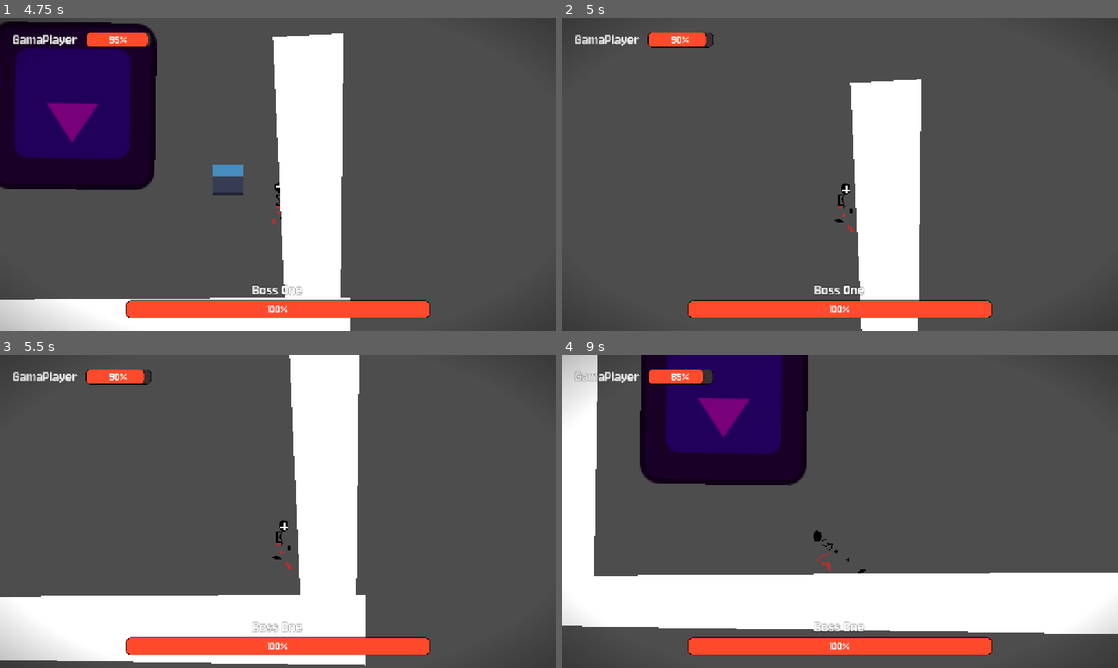
Above: before the commit, frames 1-4 (two rows, left to right).
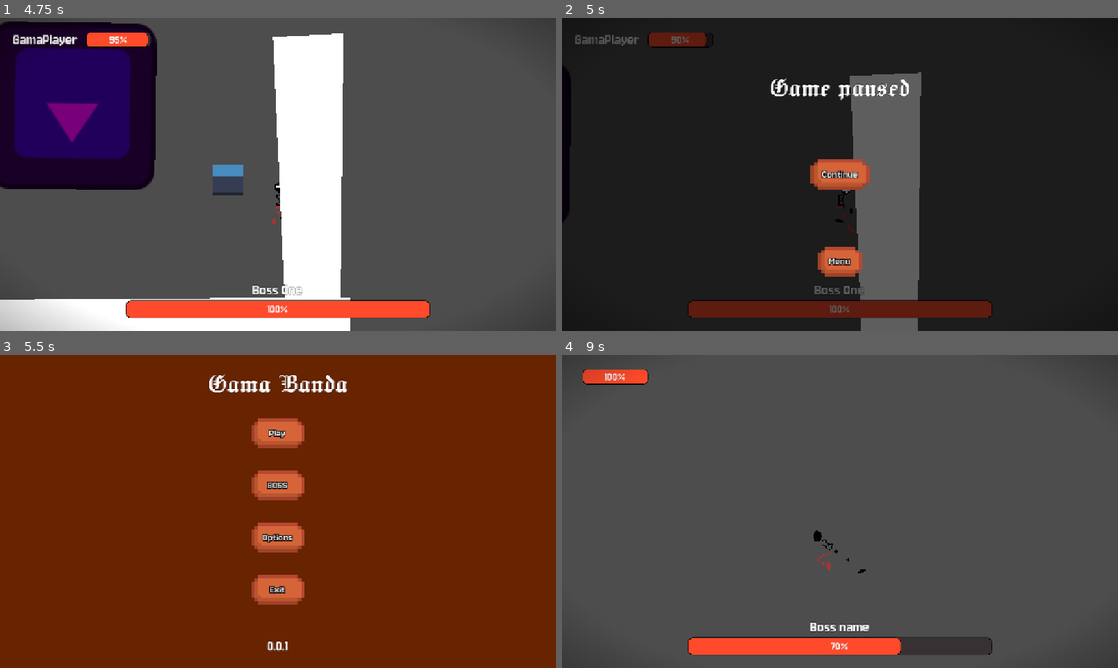
Above: after the commit, the same moments.

Repository: Jeremy-81/GamaBanda
Game: Godot game, scene res://scenes/menu/menu.tscn
The game is run twice, just before and just after one commit, with the same random seed, the same clock (stepped at 60 frames per second) and the same inputs. The engine's default icon, where the game draws it, is replaced by a stand-in: a white triangle on a blue panel in a dark square.
Inputs (mouse positions are in pixels of both pictures, inside the frame that each line leads up to):
- Up to frame 1 (4.75 s): click "BOSS" at 0.5 s; move the mouse to (400, 158) at 1.27 s; press the mouse at (400, 158) at 1.28 s; hold D (go_right) 1.28-2.78 s; tap Space (jump) at 1.52, 2.27, 3.77, 4.52 s; move the mouse to (166, 190) at 2.02 s; release the mouse at (166, 190) at 2.03 s; tap Shift (dash) at 2.1, 3.6 s; move the mouse to (333, 105) at 2.77 s; press the mouse at (333, 105) at 2.78 s; hold A (go_left) 2.78-3.53 s; move the mouse to (250, 237) at 3.52 s; release the mouse at (250, 237) at 3.53 s; hold D (go_right) from 3.53 s (still down); move the mouse to (444, 221) at 4.27 s; press the mouse at (444, 221) at 4.28 s
- Up to frame 2 (5 s): keep holding D (go_right); tap Escape (pause, bound only after the commit) at 4.9 s
- Up to frame 3 (5.5 s): release D (go_right) at 5 s; release the mouse at (444, 558) at 5 s; click (278, 599) at 5 s, where only the run after the commit has a clickable "Menu"
- Up to frame 4 (9 s): click (840, 433) at 5.75 s, where only the run after the commit has a clickable "Play"; tap Enter at 6.5 s; move the mouse to (673, 464) at 6.52 s; hold A (go_left) 6.53-7.28 s; tap Shift (dash) at 6.6, 8.1 s; tap Space (jump) at 6.77, 8.27 s; move the mouse to (867, 511) at 7.27 s; press the mouse at (867, 511) at 7.28 s; hold D (go_right) 7.28-8.03 s; move the mouse to (756, 433) at 8.02 s; release the mouse at (756, 433) at 8.03 s; hold A (go_left) from 8.03 s (still down); move the mouse to (962, 495) at 8.77 s; press the mouse at (962, 495) at 8.78 s

Frame 1 is identical in both runs. In frame 2, 99% of the frame differs, in the area x 0-100%, y 0-100%; in frame 3, 100%; in frame 4, 36%.

Commit message:
Pause with escape

Diff:
--- a/project.godot
+++ b/project.godot
@@ -58,6 +58,11 @@
 "events": [Object(InputEventMouseButton,"resource_local_to_scene":false,"resource_name":"","device":-1,"window_id":0,"a …(253 unchanged characters)…
 ]
 }
+pause={
+"deadzone": 0.2,
+"events": [Object(InputEventKey,"resource_local_to_scene":false,"resource_name":"","device":-1,"window_id":0,"alt_pressed":false,"shift_pressed":false,"ctrl_pressed":false,"meta_pressed":false,"pressed":false,"keycode":0,"physical_keycode":4194305,"key_label":0,"unicode":0,"location":0,"echo":false,"script":null)
+]
+}
 
 [layer_names]
 
--- a/scenes/boss_fight.tscn
+++ b/scenes/boss_fight.tscn
@@ -63,14 +63,12 @@
 position = Vector2(0, 4)
 ignore_rotation = false
 
-[node name="CanvasLayer" type="CanvasLayer" parent="." unique_id=254839686]
-
-[node name="GameInterface" parent="CanvasLayer" unique_id=1741185875 node_paths=PackedStringArray("boss", "player") instance=ExtResource("4_85w88")]
-boss = NodePath("../../Boss")
-player = NodePath("../../Player")
-
 [node name="AnimationBoss" type="AnimationPlayer" parent="." unique_id=964214574]
 libraries/ = SubResource("AnimationLibrary_31neg")
 autoplay = &"Boss"
 
 [node name="BossMap" parent="." unique_id=1505459579 instance=ExtResource("5_67f06")]
+
+[node name="GameInterface" parent="." unique_id=1741185875 node_paths=PackedStringArray("boss", "player") instance=ExtResource("4_85w88")]
+boss = NodePath("../Boss")
+player = NodePath("../Player")
--- a/scenes/game.tscn
+++ b/scenes/game.tscn
@@ -2,6 +2,7 @@
 
 [ext_resource type="PackedScene" uid="uid://btg0d1sc8nd3r" path="res://scenes/objects/player/player.tscn" id="1_uwrxv"]
 [ext_resource type="Script" uid="uid://ctrak3s5n8qty" path="res://scenes/game.gd" id="1_yqjtg"]
+[ext_resource type="PackedScene" uid="uid://bo8pyxkcykbab" path="res://scenes/game_interface.tscn" id="3_lnu2h"]
 
 [node name="Game" type="Node" unique_id=29644909]
 script = ExtResource("1_yqjtg")
@@ -29,3 +30,6 @@
 [node name="CollisionPolygon2D" type="CollisionPolygon2D" parent="Polygon2D2/StaticBody2D" unique_id=2120317673]
 polygon = PackedVector2Array(-118, 170, 575, 48, 778, 190, 501, 361, 37, 377, -141, 310)
 metadata/_edit_lock_ = true
+
+[node name="GameInterface" parent="." unique_id=1741185875 node_paths=PackedStringArray("player") instance=ExtResource("3_lnu2h")]
+player = NodePath("../Player")
--- a/scenes/game_interface.gd
+++ b/scenes/game_interface.gd
@@ -1,4 +1,4 @@
-extends Control
+extends CanvasLayer
 
 @export var boss: Node
 @export var player: Node
@@ -9,15 +9,26 @@
 @onready var player_name: Label = $MarginContainer/VBoxContainer/HBoxContainer/PlayerName
 @onready var player_life: ProgressBar = $MarginContainer/VBoxContainer/HBoxContainer/PlayerLife
 
+var game_paused = false
+
 func _ready() -> void:
-	boss.boss_ready.connect(boss_interface_init)
-	boss.boss_damage.connect(update_boss_life)
-	boss.boss_died.connect(game_won)
+	if boss:
+		boss.boss_ready.connect(boss_interface_init)
+		boss.boss_damage.connect(update_boss_life)
+		boss.boss_died.connect(game_won)
 
 	player.player_ready.connect(player_interface_init)
 	player.life_changed.connect(update_player_life)
 	player.player_died.connect(game_loose)
 
+func _process(delta: float) -> void:
+	if Input.is_action_just_pressed("pause"):
+		if not game_paused:
+			get_tree().paused = true
+			%GamePaused.show()
+			game_paused = true
+		else:
+			_on_continue_pressed()
 
 func update_boss_life(hp) -> void:
 	boss_life.value = hp
@@ -47,3 +58,9 @@
 func _on_menu_button_pressed() -> void:
 	get_tree().paused = false
 	get_tree().change_scene_to_file("res://scenes/menu/menu.tscn")
+
+
+func _on_continue_pressed() -> void:
+	get_tree().paused = false
+	game_paused = false
+	%GamePaused.hide()
--- a/scenes/game_interface.tscn
+++ b/scenes/game_interface.tscn
@@ -3,23 +3,17 @@
 [ext_resource type="Theme" uid="uid://duj7cgl0u7wd3" path="res://ressources/theme.tres" id="1_mtuya"]
 [ext_resource type="Script" uid="uid://b3glj8ydh7f4f" path="res://scenes/game_interface.gd" id="2_7buk7"]
 
-[node name="GameInterface" type="Control" unique_id=1741185875]
-layout_mode = 3
+[node name="GameInterface" type="CanvasLayer" unique_id=1587630800]
+process_mode = 3
+script = ExtResource("2_7buk7")
+
+[node name="MarginContainer" type="MarginContainer" parent="." unique_id=1630382994]
 anchors_preset = 15
 anchor_right = 1.0
 anchor_bottom = 1.0
 grow_horizontal = 2
 grow_vertical = 2
 theme = ExtResource("1_mtuya")
-script = ExtResource("2_7buk7")
-
-[node name="MarginContainer" type="MarginContainer" parent="." unique_id=1630382994]
-layout_mode = 1
-anchors_preset = 15
-anchor_right = 1.0
-anchor_bottom = 1.0
-grow_horizontal = 2
-grow_vertical = 2
 theme_override_constants/margin_left = 30
 theme_override_constants/margin_top = 30
 theme_override_constants/margin_right = 30
@@ -70,12 +64,12 @@
 unique_name_in_owner = true
 process_mode = 2
 visible = false
-layout_mode = 1
 anchors_preset = 15
 anchor_right = 1.0
 anchor_bottom = 1.0
 grow_horizontal = 2
 grow_vertical = 2
+theme = ExtResource("1_mtuya")
 color = Color(0, 0, 0, 0.6313726)
 
 [node name="MarginContainer" type="MarginContainer" parent="GameOver" unique_id=1404996130]
@@ -107,12 +101,12 @@
 unique_name_in_owner = true
 process_mode = 2
 visible = false
-layout_mode = 1
 anchors_preset = 15
 anchor_right = 1.0
 anchor_bottom = 1.0
 grow_horizontal = 2
 grow_vertical = 2
+theme = ExtResource("1_mtuya")
 color = Color(1, 1, 1, 0.6313726)
 
 [node name="MarginContainer" type="MarginContainer" parent="GameWon" unique_id=327640521]
@@ -140,5 +134,51 @@
 size_flags_vertical = 4
 text = "Menu"
 
+[node name="GamePaused" type="ColorRect" parent="." unique_id=1597185200]
+unique_name_in_owner = true
+process_mode = 2
+visible = false
+anchors_preset = 15
+anchor_right = 1.0
+anchor_bottom = 1.0
+grow_horizontal = 2
+grow_vertical = 2
+theme = ExtResource("1_mtuya")
+color = Color(0, 0, 0, 0.6313726)
+
+[node name="MarginContainer" type="MarginContainer" parent="GamePaused" unique_id=296850765]
+layout_mode = 1
+anchors_preset = 15
+anchor_right = 1.0
+anchor_bottom = 1.0
+grow_horizontal = 2
+grow_vertical = 2
+
+[node name="VBoxContainer" type="VBoxContainer" parent="GamePaused/MarginContainer" unique_id=209145540]
+layout_mode = 2
+theme_override_constants/separation = 130
+alignment = 1
+
+[node name="Label" type="Label" parent="GamePaused/MarginContainer/VBoxContainer" unique_id=936279291]
+layout_mode = 2
+theme_type_variation = &"Title"
+text = "Game paused"
+horizontal_alignment = 1
+
+[node name="Continue" type="Button" parent="GamePaused/MarginContainer/VBoxContainer" unique_id=556897224]
+layout_mode = 2
+size_flags_horizontal = 4
+size_flags_vertical = 4
+text = "Continue
+"
+
+[node name="MenuButton" type="Button" parent="GamePaused/MarginContainer/VBoxContainer" unique_id=55519676]
+layout_mode = 2
+size_flags_horizontal = 4
+size_flags_vertical = 4
+text = "Menu"
+
 [connection signal="pressed" from="GameOver/MarginContainer/VBoxContainer/MenuButton" to="." method="_on_menu_button_pressed"]
 [connection signal="pressed" from="GameWon/MarginContainer/VBoxContainer/MenuButton" to="." method="_on_menu_button_pressed"]
+[connection signal="pressed" from="GamePaused/MarginContainer/VBoxContainer/Continue" to="." method="_on_continue_pressed"]
+[connection signal="pressed" from="GamePaused/MarginContainer/VBoxContainer/MenuButton" to="." method="_on_menu_button_pressed"]
